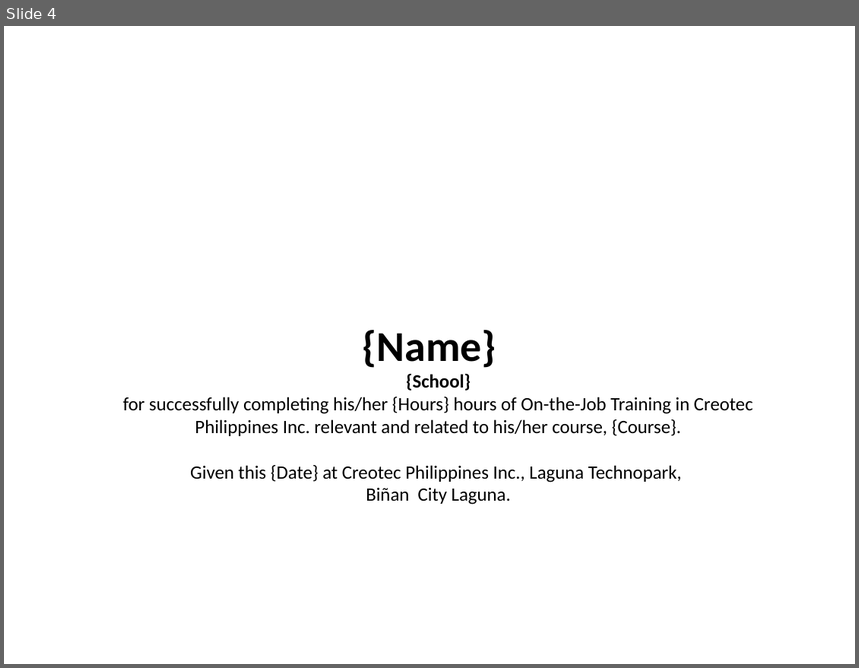
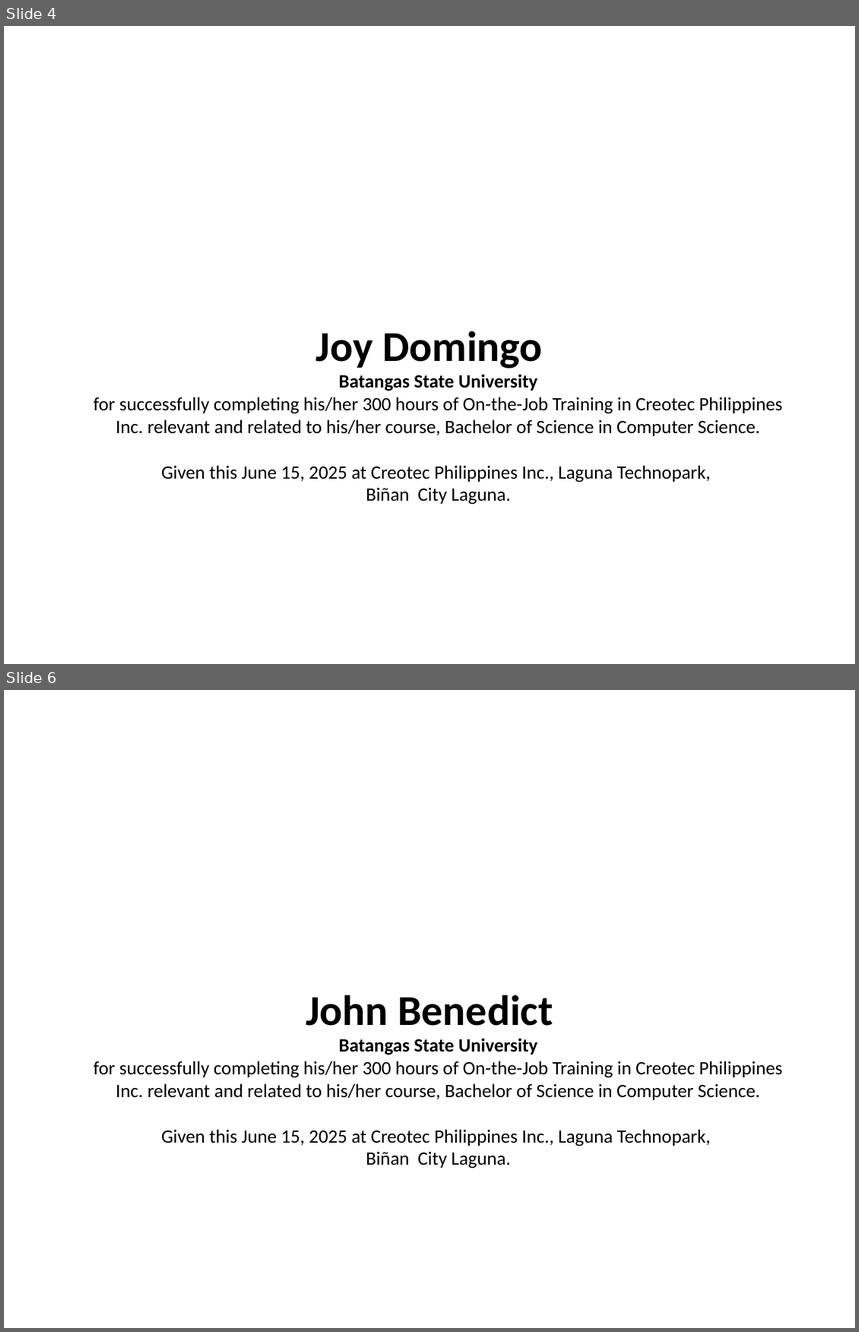
Before and after one commit to JorelDenceReyethJMorales/CreotecTesda, a slide deck: backend/static/generated/certificates_ojt.pptx. Shown one above the other, each under a label of ours: slide 4 before the commit, slides 4 and 6 after it; the slides between them are not shown. The pictures are 859x668 and 859x1332 pixels, drawn with LibreOffice and Linux fonts; fonts in the diff are those of the drawing; background and template pictures are left out. Boxes give left, top, right and bottom in pixels: in the first picture for what was removed or moved away, otherwise in the second. Text is boxed around its words. In the diff, an @@ line names an element or a change of style, - is before the commit and + after.

```diff
--- a/backend/static/generated/certificates_ojt.pptx
+++ b/backend/static/generated/certificates_ojt.pptx
@@ slide 6 added at bbox=[4, 690, 855, 1328], background picture (left out) @@
@@ text added at bbox=[306, 995, 553, 1026], 36 pt, text #000000, bold @@
+John Benedict
@@ text added at bbox=[94, 1038, 783, 1169], 16 pt, text #000000 @@
+Batangas State University
+for successfully completing his/her 300 hours of On-the-Job Training in Creotec Philippines Inc. relevant and related to his/her course, Bachelor of Science in Computer Science.
+Given this June 15, 2025 at Creotec Philippines Inc., Laguna Technopark,
+Biñan City Laguna.
@@ slide 4 changed as well @@
@@ text at bbox=[316, 331, 543, 369]: text changed @@
-{Name}
+Joy Domingo
@@ text at bbox=[94, 374, 783, 483]: text changed @@
-{School}
-for successfully completing his/her {Hours} hours of On-the-Job Training in Creotec Philippines Inc. relevant and related to his/her course, {Course}.
-Given this {Date} at Creotec Philippines Inc., Laguna Technopark,
+Batangas State University
+for successfully completing his/her 300 hours of On-the-Job Training in Creotec Philippines Inc. relevant and related to his/her course, Bachelor of Science in Computer Science.
+Given this June 15, 2025 at Creotec Philippines Inc., Laguna Technopark,
```
Also in this commit, not shown: 3 other slides changed, 2 other slides added, 2 other files.
